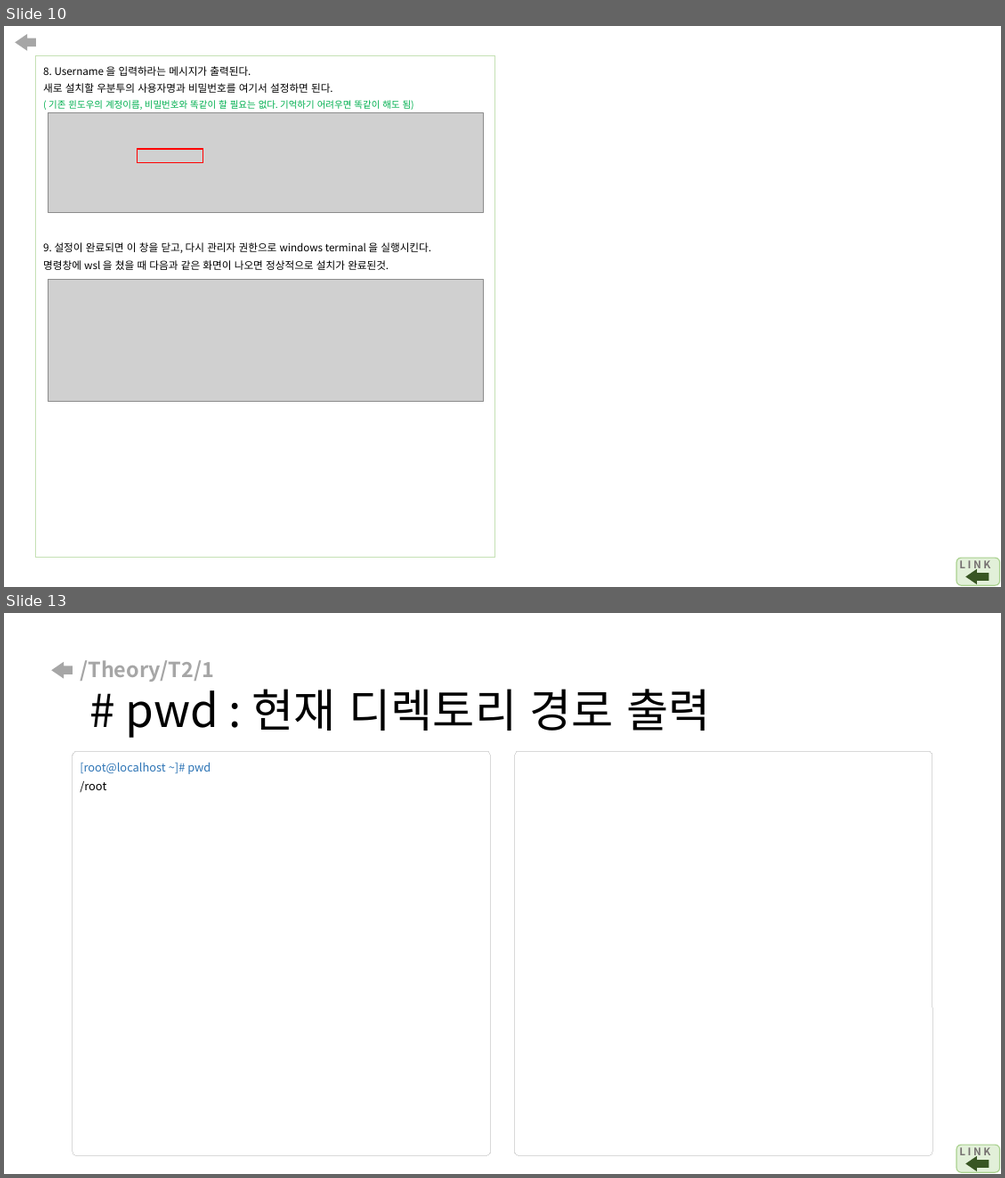
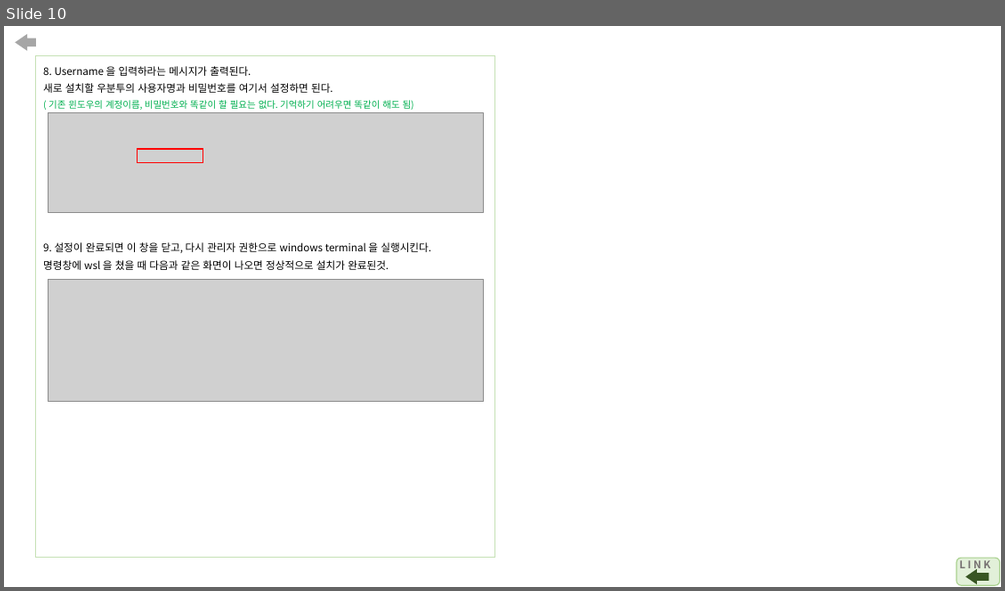
Before and after one commit to arizona95/CyberTraining, a slide deck: Lecture/student_class_ppt_21_2/국방사이버보안 과제.pptx. Shown one above the other, each under a label of ours: slides 10 and 13 before the commit, slide 10 after it; the slides between them are not shown. The pictures are 1005x1178 and 1005x591 pixels, drawn with LibreOffice and Linux fonts; fonts in the diff are those of the drawing; grey boxes stand for pictures. Boxes give left, top, right and bottom in pixels: in the first picture for what was removed or moved away, otherwise in the second. Text is boxed around its words. In the diff, an @@ line names an element or a change of style, - is before the commit and + after.

```diff
--- a/Lecture/student_class_ppt_21_2/국방사이버보안 과제.pptx
+++ b/Lecture/student_class_ppt_21_2/국방사이버보안 과제.pptx
@@ slide 13 removed at (4, 613, 1001, 1174), background #FFFFFF @@
@@ right arrow removed at (51, 662, 72, 679) @@
@@ title removed at (80, 660, 711, 738) @@
-/Theory/T2/1
-# pwd : 현재 디렉토리 경로 출력
@@ rounded rectangle removed at (73, 751, 491, 1155) @@
@@ text removed at (80, 762, 210, 793) @@
-[root@localhost ~]# pwd
-/root
@@ rounded rectangle removed at (515, 751, 933, 1155) @@
@@ rounded rectangle removed at (956, 1144, 1000, 1172) @@
@@ text removed at (959, 1144, 990, 1159) @@
-L I N K
@@ right arrow removed at (966, 1156, 989, 1171) @@
```
Also in this commit, not shown: 2 slides changed, 7 slides added, 21 other slides removed.
